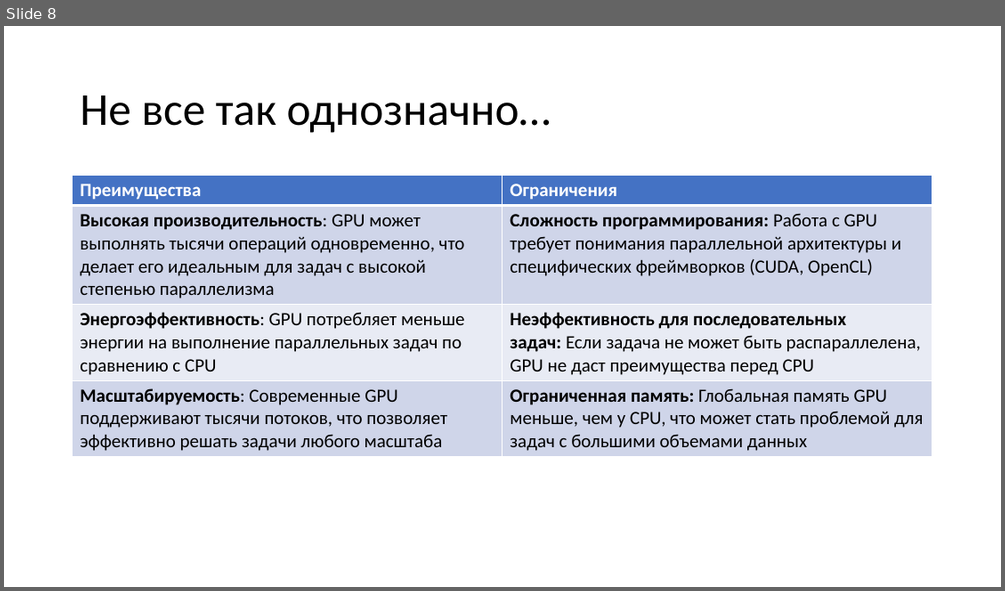
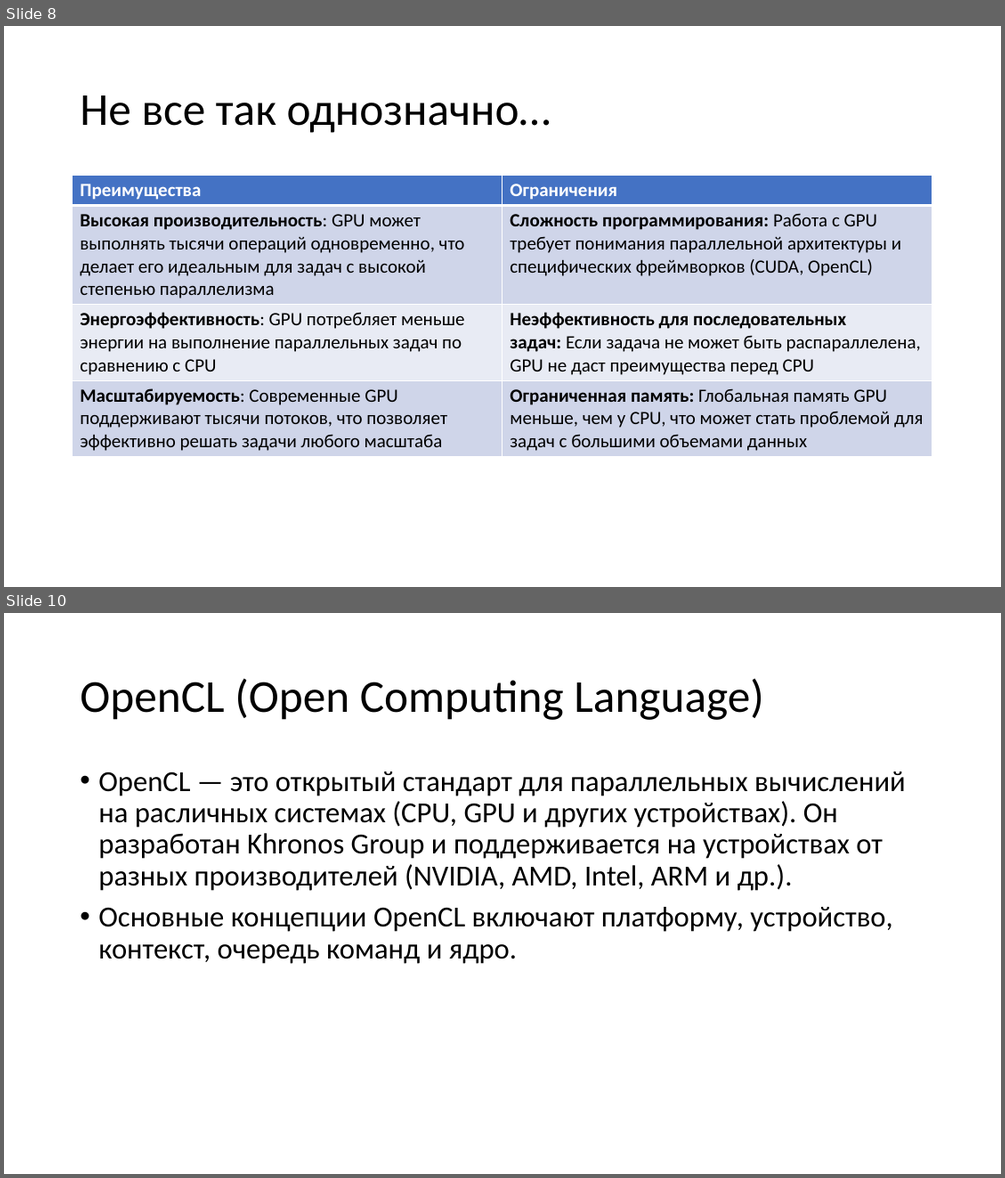
Before and after one commit to pezkov/gpu_course, a slide deck: presentations/Вычисления на GPU.pptx. Shown one above the other, each under a label of ours: slide 8 before the commit, slides 8 and 10 after it; the slides between them are not shown. The pictures are 1005x591 and 1005x1178 pixels, drawn with LibreOffice and Linux fonts; fonts in the diff are those of the drawing. Boxes give left, top, right and bottom in pixels: in the first picture for what was removed or moved away, otherwise in the second. Text is boxed around its words. In the diff, an @@ line names an element or a change of style, - is before the commit and + after.

```diff
--- a/presentations/Вычисления на GPU.pptx
+++ b/presentations/Вычисления на GPU.pptx
@@ slide 10 added at [4,613,1001,1174], background #FFFFFF @@
@@ title added at [80,678,764,720], 44 pt, text #000000 @@
+OpenCL (Open Computing Language)
@@ text added at [98,771,906,964], 28 pt, text #000000 @@
+• OpenCL — это открытый стандарт для параллельных вычислений на расличных системах (CPU, GPU и других устройствах). Он разработан Khronos Group и поддерживается на устройствах от разных производителей (NVIDIA, AMD, Intel, ARM и др.).
+• Основные концепции OpenCL включают платформу, устройство, контекст, очередь команд и ядро.
```
Also in this commit, not shown: 1 slide changed, 12 other slides added, 3 other files.
